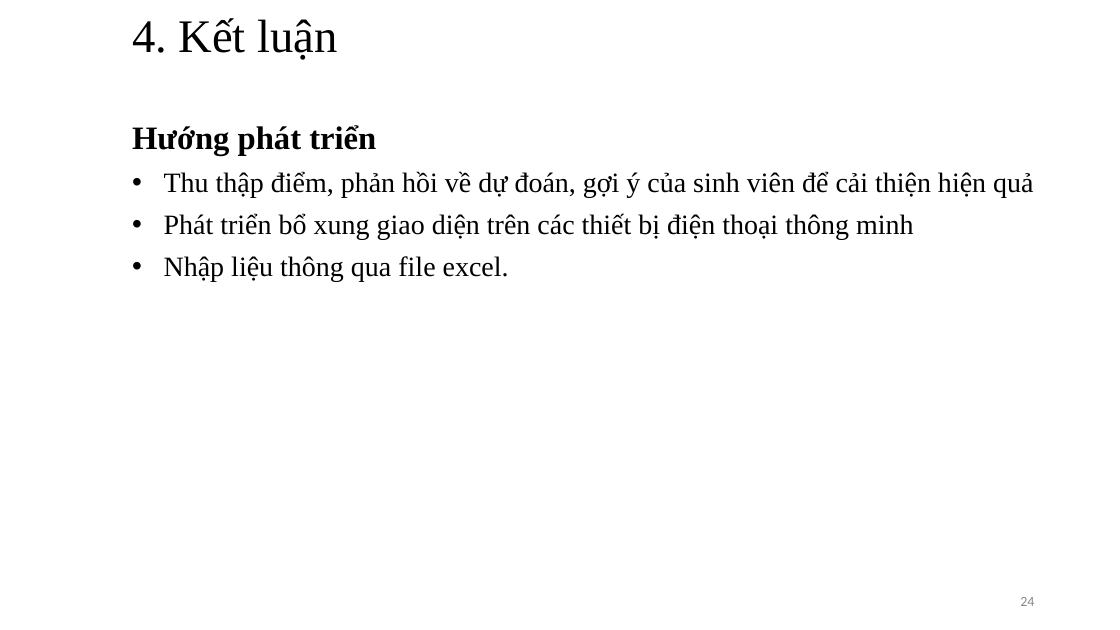
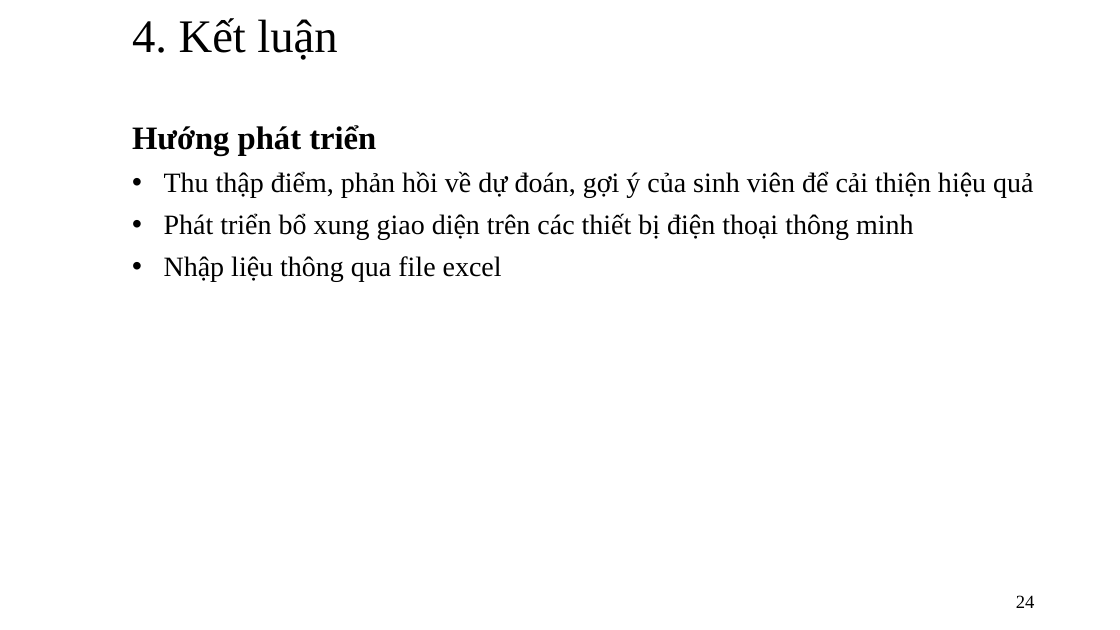
Before and after one commit to trunganhvu/Do_An_Docx, a slide deck: slide 24 of Khóa luận tốt nghiệp .pptx. Drawn at 1120x630 pixels with LibreOffice and Linux fonts; fonts in the diff are those of the drawing. Boxes give left, top, right and bottom in pixels: in the first picture for what was removed or moved away, otherwise in the second. Text is boxed around its words. In the diff, an @@ line names an element or a change of style, - is before the commit and + after.

Commit message:
update

```diff
--- a/Khóa luận tốt nghiệp .pptx
+++ b/Khóa luận tốt nghiệp .pptx
@@ subtitle at (x1=164, y1=171, x2=1033, y2=198): text changed @@
-• Thu thập điểm, phản hồi về dự đoán, gợi ý của sinh viên để cải thiện hiện quả
+• Thu thập điểm, phản hồi về dự đoán, gợi ý của sinh viên để cải thiện hiệu quả
@@ subtitle at (x1=164, y1=256, x2=502, y2=281): text changed @@
-• Nhập liệu thông qua file excel.
+• Nhập liệu thông qua file excel
@@ page number at (x1=1016, y1=595, x2=1035, y2=608): size 12 to 16 pt, font Calibri to Times New Roman, text colour #888888 to #000000 @@
```
Also in this commit, not shown: 11 other slides changed.
